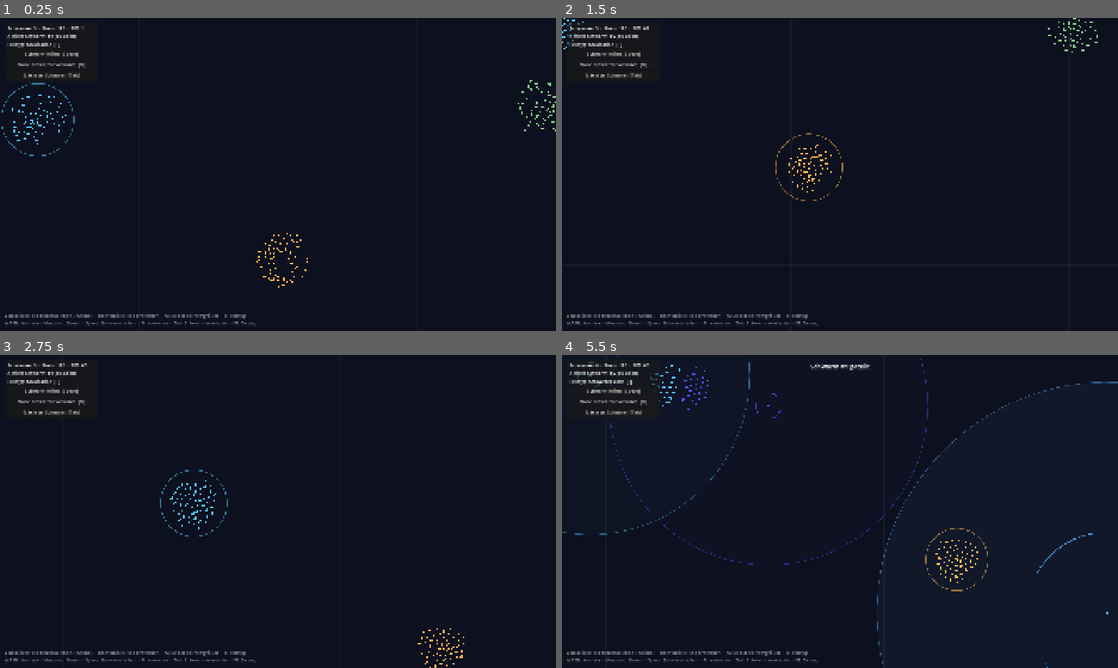
Above: before the commit, frames 1-4 (two rows, left to right).
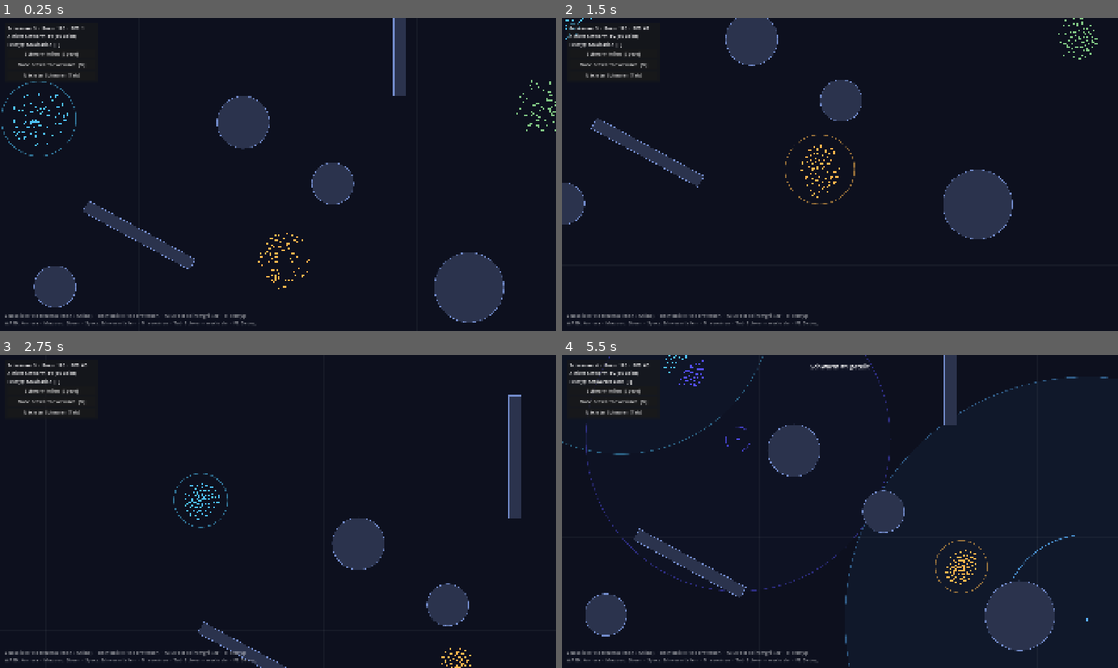
Above: after the commit, the same moments.

Repository: Computer-Games-Group-01/Computer-Games-Project
Game: Godot game, scene res://scenes/main.tscn
The game is run twice, just before and just after one commit, with the same random seed, the same clock (stepped at 60 frames per second) and the same inputs.
Inputs (mouse positions are in pixels of both pictures, inside the frame that each line leads up to):
- Up to frame 1 (0.25 s): no input
- Up to frame 2 (1.5 s): move the mouse to (962, 158) at 0.52 s; hold D (rechts) 0.53-1.28 s; hold Tab (Schwarm wechseln) 0.53-1.28 s; move the mouse to (728, 190) at 1.27 s; hold A (links) from 1.28 s (still down); right-click (728, 190) at 1.35 s
- Up to frame 3 (2.75 s): tap Tab (Schwarm wechseln) at 1.55 s; move the mouse to (333, 442) at 2.02 s; release A (links) at 2.03 s; hold D (rechts) from 2.03 s (still down); hold Tab (Schwarm wechseln) from 2.03 s (still down); tap E (Feld größer) at 2.1 s
- Up to frame 4 (5.5 s): move the mouse to (812, 574) at 2.77 s; release Tab (Schwarm wechseln) at 2.78 s; tap Q (Feld kleiner) at 2.85 s; tap Tab (Schwarm wechseln) every 0.75 s from 3.05 to 5.3 s; move the mouse to (1006, 558) at 3.52 s; release D (rechts) at 3.53 s; press the mouse at (1006, 558) at 3.53 s; hold A (links) from 3.53 s (still down); move the mouse to (673, 464) at 4.27 s; release the mouse at (673, 464) at 4.28 s; tap F (Feldtyp wechseln) at 4.35 s; move the mouse to (867, 511) at 5.02 s; hold Space (Schwarm teilen) from 5.03 s (still down)

The runs differ from the first frame. In frame 1, 7.3% of the frame differs, in the area x 0-100%, y 0-98%; in frame 2, 6.3%; in frame 3, 4.2%; in frame 4, 8.3%, in the area x 0-100%, y 0-100%.

Commit message:
added obsticles

Diff:
--- a/game/core/influencer.gd
+++ b/game/core/influencer.gd
@@ -1,3 +1,4 @@
+@tool
 class_name Influencer
 extends Node2D
 ## Basisklasse für ALLES, was Boids beeinflusst.
@@ -11,6 +12,8 @@
 var target_swarm: Swarm = null
 ## Zum An-/Ausschalten, z. B. durch Schalter in Rätseln.
 var enabled: bool = true
+## true = der FlockManager ruft nach jeder Bewegung constrain() auf (für harte Kollisionen).
+var solid: bool = false
 
 
 func _ready() -> void:
@@ -20,6 +23,12 @@
 ## Beschleunigung (px/s²), die dieser Influencer auf den Boid ausübt.
 func get_force_on(_boid: Boid) -> Vector2:
 	return Vector2.ZERO
+
+
+## Nur für solid-Influencer: Boid-Position/-Geschwindigkeit nach der Bewegung korrigieren
+## (z. B. aus einem Hindernis herausschieben).
+func constrain(_boid: Boid) -> void:
+	pass
 
 
 ## Maximale Entfernung, in der dieser Influencer wirkt (schnelle Vorab-Prüfung).
--- a/game/flock/boid.gd
+++ b/game/flock/boid.gd
@@ -9,7 +9,10 @@
 @export var size: float = 13.0
 
 var velocity: Vector2 = Vector2.ZERO
+## Gesamtbeschleunigung des letzten Frames (nur zur Info/Debug).
 var acceleration: Vector2 = Vector2.ZERO
+## Anteil aus den Schwarm-Regeln (bleibt bei steering_stride > 1 zwischen den Updates erhalten).
+var flock_accel: Vector2 = Vector2.ZERO
 var swarm: Swarm = null
 var max_speed: float = 210.0
 var min_speed: float = 80.0
--- a/game/flock/flock_manager.gd
+++ b/game/flock/flock_manager.gd
@@ -26,11 +26,43 @@
 var active_swarm: Swarm = null
 var debug_draw: bool = false
 
+const CHUNK := 32  # so viele Boids bearbeitet ein Thread-Auftrag am Stück
+
 var _all: Array[Boid] = []
-var _grid: Dictionary = {}
 var _dead: Array[Boid] = []
 var _next_swarm_id: int = 1
 var _frame: int = 0
+
+# --- Simulationsdaten als Packed-Arrays (viel schneller als Node-Eigenschaften) ---
+var _n: int = 0
+var _pos := PackedVector2Array()
+var _vel := PackedVector2Array()
+var _sid := PackedInt32Array()          # Schwarm-ID je Boid
+var _acc := PackedVector2Array()        # Ergebnis der Schwarm-Regeln dieses Frames
+var _boid_cell := PackedInt32Array()
+var _swarm_center := PackedVector2Array()  # Schwerpunkt je Schwarm-Slot
+# Raster per "Counting Sort": die Boids einer Zelle liegen hintereinander in _cell_items,
+# und die Zellen einer Rasterzeile liegen direkt nebeneinander -> 3 Bereiche pro Boid.
+var _cell_start := PackedInt32Array()
+var _cell_items := PackedInt32Array()
+var _cell_fill := PackedInt32Array()
+var _cols: int = 1
+var _rows: int = 1
+var _inv_cell: float = 1.0
+var _origin := Vector2.ZERO
+
+# Parameter-Kopien (werden von Threads gelesen)
+var _perc2: float = 0.0
+var _sep_r: float = 1.0
+var _sep2: float = 0.0
+var _inv_sep: float = 1.0
+var _sep_gain: float = 0.0
+var _ali_gain: float = 0.0
+var _coh_gain: float = 0.0
+var _max_force: float = 0.0
+var _stride: int = 1
+var _bond_gain: float = 0.0
+var _bond_r: float = 1.0
 
 
 func _ready() -> void:
@@ -121,20 +153,21 @@
 
 
 ## Alle lebenden Boids im Kreis (für Ziele, Rätsel, Gegner-Treffer …).
+## Nutzt das Raster des letzten Frames, ist also höchstens einen Frame alt.
 func get_boids_in_circle(center: Vector2, radius: float) -> Array[Boid]:
 	var found: Array[Boid] = []
-	var cell_size := settings.perception_radius
-	var min_c := Vector2i(floori((center.x - radius) / cell_size), floori((center.y - radius) / cell_size))
-	var max_c := Vector2i(floori((center.x + radius) / cell_size), floori((center.y + radius) / cell_size))
+	if _n == 0:
+		return found
+	var x0 := clampi(floori((center.x - radius - _origin.x) * _inv_cell), 0, _cols - 1)
+	var x1 := clampi(floori((center.x + radius - _origin.x) * _inv_cell), 0, _cols - 1)
+	var y0 := clampi(floori((center.y - radius - _origin.y) * _inv_cell), 0, _rows - 1)
+	var y1 := clampi(floori((center.y + radius - _origin.y) * _inv_cell), 0, _rows - 1)
 	var r2 := radius * radius
-	for cx in range(min_c.x, max_c.x + 1):
-		for cy in range(min_c.y, max_c.y + 1):
-			var bucket = _grid.get(Vector2i(cx, cy))
-			if bucket == null:
-				continue
-			for b: Boid in bucket:
-				if b.alive and b.position.distance_squared_to(center) <= r2:
-					found.append(b)
+	for cy in range(y0, y1 + 1):
+		for k in range(_cell_start[cy * _cols + x0], _cell_start[cy * _cols + x1 + 1]):
+			var j := _cell_items[k]
+			if j < _all.size() and _pos[j].distance_squared_to(center) <= r2 and _all[j].alive:
+				found.append(_all[j])
 	return found
 
 
@@ -170,21 +203,18 @@
 # --------------------------------------------------------------------------
 # Simulation
 # --------------------------------------------------------------------------
+# Ablauf pro Frame:
+#   1. Daten in Packed-Arrays kopieren + Raster bauen
+#   2. Schwarm-Regeln (Separation/Alignment/Cohesion) für alle Boids – ggf. auf mehreren Threads
+#   3. Pro Boid auf dem Hauptthread: Felder/Hindernisse/Gegner + Weltgrenze, bewegen, kollidieren
 
 func _process(delta: float) -> void:
 	delta = minf(delta, 0.05)
 	_purge_dead()
-	_build_grid()
-	var influencers := get_tree().get_nodes_in_group(&"influencers")
-
 	_frame += 1
-	var stride := maxi(settings.steering_stride, 1)
-	for i in _all.size():
-		if stride == 1 or (i + _frame) % stride == 0:
-			_all[i].acceleration = _compute_acceleration(_all[i], influencers)
-	for boid in _all:
-		_integrate(boid, delta)
-
+	_build_arrays()
+	_compute_flock_rules()
+	_apply_forces_and_move(delta)
 	queue_redraw()
 
 
@@ -203,80 +233,214 @@
 	_dead.clear()
 
 
-func _build_grid() -> void:
-	_grid.clear()
-	var inv := 1.0 / settings.perception_radius
-	for boid in _all:
-		var key := Vector2i(floori(boid.position.x * inv), floori(boid.position.y * inv))
-		var bucket = _grid.get(key)
-		if bucket == null:
-			bucket = []
-			_grid[key] = bucket
-		bucket.append(boid)
-
-
-func _compute_acceleration(boid: Boid, influencers: Array[Node]) -> Vector2:
+func _build_arrays() -> void:
+	_n = _all.size()
+	_pos.resize(_n)
+	_vel.resize(_n)
+	_sid.resize(_n)
+	_acc.resize(_n)
+	_boid_cell.resize(_n)
+	_cell_items.resize(_n)
+
+	var cell := settings.perception_radius
+	_inv_cell = 1.0 / cell
+	_origin = world_rect.position
+	_cols = int(ceil(world_rect.size.x / cell)) + 1
+	_rows = int(ceil(world_rect.size.y / cell)) + 1
+	var cells := _cols * _rows
+	if _cell_start.size() != cells + 1:
+		_cell_start.resize(cells + 1)
+		_cell_fill.resize(cells)
+	_cell_start.fill(0)
+
+	var slots := swarms.size()
+	var center_sum := PackedVector2Array()
+	var center_cnt := PackedInt32Array()
+	center_sum.resize(slots)
+	center_cnt.resize(slots)
+	_swarm_center.resize(slots)
+	for si in slots:
+		swarms[si].slot = si
+
+	for i in _n:
+		var b := _all[i]
+		var p := b.position
+		var slot := b.swarm.slot
+		_pos[i] = p
+		_vel[i] = b.velocity
+		_sid[i] = slot
+		center_sum[slot] += p
+		center_cnt[slot] += 1
+		var cx := clampi(floori((p.x - _origin.x) * _inv_cell), 0, _cols - 1)
+		var cy := clampi(floori((p.y - _origin.y) * _inv_cell), 0, _rows - 1)
+		var c := cy * _cols + cx
+		_boid_cell[i] = c
+		_cell_start[c + 1] += 1
+	for si in slots:
+		if center_cnt[si] > 0:
+			_swarm_center[si] = center_sum[si] / center_cnt[si]
+	for c in cells:
+		_cell_start[c + 1] += _cell_start[c]
+		_cell_fill[c] = _cell_start[c]
+	for i in _n:
+		var c := _boid_cell[i]
+		_cell_items[_cell_fill[c]] = i
+		_cell_fill[c] += 1
+
+
+func _compute_flock_rules() -> void:
+	if _n == 0:
+		return
 	var s := settings
-	var pos := boid.position
-	var cell := Vector2i(floori(pos.x / s.perception_radius), floori(pos.y / s.perception_radius))
-	var perception2 := s.perception_radius * s.perception_radius
-	var separation2 := s.separation_radius * s.separation_radius
-
-	var separation_sum := Vector2.ZERO
-	var alignment_sum := Vector2.ZERO
-	var cohesion_sum := Vector2.ZERO
-	var separation_n := 0
-	var mates_n := 0
-
-	for dx in range(-1, 2):
-		for dy in range(-1, 2):
-			var bucket = _grid.get(Vector2i(cell.x + dx, cell.y + dy))
-			if bucket == null:
+	_perc2 = s.perception_radius * s.perception_radius
+	_sep_r = s.separation_radius
+	_sep2 = _sep_r * _sep_r
+	_inv_sep = 1.0 / _sep_r
+	_sep_gain = s.separation_weight * s.max_force
+	_ali_gain = s.alignment_weight * s.steer_gain
+	_coh_gain = s.cohesion_weight * s.max_force / s.perception_radius
+	_max_force = s.max_force
+	_stride = maxi(s.steering_stride, 1)
+	_bond_gain = s.swarm_bond_weight * s.max_force
+	_bond_r = s.swarm_bond_radius
+
+	var chunks := ceili(float(_n) / CHUNK)
+	if s.use_threads and chunks > 1:
+		var group := WorkerThreadPool.add_group_task(_compute_chunk, chunks, -1, true, "boid rules")
+		WorkerThreadPool.wait_for_group_task_completion(group)
+	else:
+		for c in chunks:
+			_compute_chunk(c)
+
+
+## Läuft ggf. auf einem Worker-Thread: liest nur Arrays und schreibt nur _acc[i] des eigenen Boids.
+func _compute_chunk(chunk: int) -> void:
+	var first := chunk * CHUNK
+	var last := mini(first + CHUNK, _n)
+	for i in range(first, last):
+		if _stride == 1 or (i + _frame) % _stride == 0:
+			_acc[i] = _flock_rules(i)
+
+
+func _flock_rules(i: int) -> Vector2:
+	var pos := _pos
+	var vel := _vel
+	var sid := _sid
+	var items := _cell_items
+	var starts := _cell_start
+	var p: Vector2 = pos[i]
+	var my_sid: int = sid[i]
+	var cell: int = _boid_cell[i]
+	var cx: int = cell % _cols
+	var cy: int = (cell - cx) / _cols
+	var x0 := maxi(cx - 1, 0)
+	var x1 := mini(cx + 1, _cols - 1)
+	var y0 := maxi(cy - 1, 0)
+	var y1 := mini(cy + 1, _rows - 1)
+
+	var sep := Vector2.ZERO
+	var ali := Vector2.ZERO
+	var coh := Vector2.ZERO
+	var mates := 0
+	var perc2 := _perc2
+	var sep2 := _sep2
+	var inv_sep := _inv_sep
+
+	for ny in range(y0, y1 + 1):
+		var row := ny * _cols
+		for k in range(starts[row + x0], starts[row + x1 + 1]):
+			var j: int = items[k]
+			if j == i:
 				continue
-			for other: Boid in bucket:
-				if other == boid:
-					continue
-				var offset := other.position - pos
-				var d2 := offset.length_squared()
-				if d2 > perception2:
-					continue
-				# Separation: von ALLEN zu nahen Boids weg, stärker je näher.
-				if d2 < separation2 and d2 > 0.0001:
-					separation_sum -= offset / d2
-					separation_n += 1
-				# Alignment + Cohesion: nur mit dem eigenen Schwarm.
-				if other.swarm == boid.swarm:
-					alignment_sum += other.velocity
-					cohesion_sum += other.position
-					mates_n += 1
-
-	var steer := Vector2.ZERO
-	if separation_n > 0:
-		steer += _steer_to(boid, separation_sum.normalized() * boid.max_speed) * s.separation_weight
-	if mates_n > 0:
-		steer += _steer_to(boid, (alignment_sum / mates_n).normalized() * boid.max_speed) * s.alignment_weight
-		var to_center := cohesion_sum / mates_n - pos
-		steer += _steer_to(boid, to_center.normalized() * boid.max_speed) * s.cohesion_weight
-
-	var accel := (steer * s.steer_gain).limit_length(s.max_force)
-	accel += _boundary_force(pos)
-
-	# Felder, schwarze Löcher, Hindernisse, Gegner … (alles was Influencer ist)
-	var external := Vector2.ZERO
-	for node in influencers:
+			var off: Vector2 = pos[j] - p
+			var d2 := off.length_squared()
+			if d2 > perc2:
+				continue
+			# Separation (von ALLEN Boids): Gewicht wächst weich von 0 am Rand auf 1 bei Berührung.
+			if d2 < sep2 and d2 > 0.0001:
+				var d := sqrt(d2)
+				sep -= off * ((1.0 - d * inv_sep) / d)
+			# Alignment + Cohesion nur mit dem eigenen Schwarm.
+			if sid[j] == my_sid:
+				ali += vel[j]
+				coh += pos[j]
+				mates += 1
+
+	var accel := sep * _sep_gain
+	if mates > 0:
+		var inv := 1.0 / mates
+		accel += (ali * inv - vel[i]) * _ali_gain   # an mittlere Geschwindigkeit angleichen
+		accel += (coh * inv - p) * _coh_gain        # Feder zum Schwerpunkt
+	# Schwarm-Bindung: Ausreißer weit weg vom Schwerpunkt sanft zurückholen.
+	var to_swarm: Vector2 = _swarm_center[my_sid] - p
+	var dist2 := to_swarm.length_squared()
+	if dist2 > _bond_r * _bond_r:
+		var dist := sqrt(dist2)
+		accel += to_swarm / dist * (_bond_gain * clampf((dist - _bond_r) / (_bond_r * 2.0), 0.0, 1.0))
+	return accel.limit_length(_max_force)
+
+
+func _apply_forces_and_move(delta: float) -> void:
+	# Influencer einmal pro Frame einsammeln (Felder, schwarze Löcher, Hindernisse, Gegner …)
+	var infs: Array[Influencer] = []
+	var ipos := PackedVector2Array()
+	var ireach2 := PackedFloat32Array()
+	var solids: Array[int] = []
+	for node in get_tree().get_nodes_in_group(&"influencers"):
 		var inf := node as Influencer
-		if inf == null or not inf.affects(boid):
+		if inf == null or not inf.enabled:
 			continue
 		var reach := inf.get_reach()
-		if pos.distance_squared_to(inf.global_position) > reach * reach:
+		infs.append(inf)
+		ipos.append(inf.global_position)
+		ireach2.append(reach * reach)
+		if inf.solid:
+			solids.append(infs.size() - 1)
+
+	var s := settings
+	var turn_t := 1.0 - exp(-s.turn_smoothing * delta) if s.turn_smoothing > 0.0 else 1.0
+
+	for i in _n:
+		var boid := _all[i]
+		if not boid.alive:
 			continue
-		external += inf.get_force_on(boid)
-	accel += external.limit_length(s.max_external_force)
-	return accel
-
-
-func _steer_to(boid: Boid, desired_velocity: Vector2) -> Vector2:
-	return desired_velocity - boid.velocity
+		if _stride == 1 or (i + _frame) % _stride == 0:
+			boid.flock_accel = _acc[i]
+		var pos := boid.position
+
+		var external := Vector2.ZERO
+		for k in infs.size():
+			if pos.distance_squared_to(ipos[k]) > ireach2[k]:
+				continue
+			if infs[k].affects(boid):
+				external += infs[k].get_force_on(boid)
+		boid.acceleration = boid.flock_accel + _boundary_force(pos) \
+				+ external.limit_length(s.max_external_force)
+
+		# Bewegen
+		var v := boid.velocity + boid.acceleration * delta
+		var speed := v.length()
+		if speed > boid.max_speed:
+			v = v / speed * boid.max_speed
+		elif speed < boid.min_speed:
+			v = v / speed * boid.min_speed if speed > 0.001 \
+					else Vector2.from_angle(randf() * TAU) * boid.min_speed
+		boid.velocity = v
+
+		var p := pos + v * delta
+		# harte Weltgrenze als Sicherheitsnetz
+		if p.x < world_rect.position.x or p.x > world_rect.end.x:
+			boid.velocity.x = -boid.velocity.x
+		if p.y < world_rect.position.y or p.y > world_rect.end.y:
+			boid.velocity.y = -boid.velocity.y
+		boid.position = p.clamp(world_rect.position, world_rect.end)
+
+		# Harte Kollisionen (Hindernisse)
+		for k in solids:
+			if boid.position.distance_squared_to(ipos[k]) <= ireach2[k]:
+				infs[k].constrain(boid)
+
+		boid.rotation = lerp_angle(boid.rotation, boid.velocity.angle(), turn_t)
 
 
 func _boundary_force(pos: Vector2) -> Vector2:
@@ -294,25 +458,6 @@
 	return push * settings.boundary_force
 
 
-func _integrate(boid: Boid, delta: float) -> void:
-	var v := boid.velocity + boid.acceleration * delta
-	var speed := v.length()
-	if speed > boid.max_speed:
-		v = v / speed * boid.max_speed
-	elif speed < boid.min_speed:
-		v = v / speed * boid.min_speed if speed > 0.001 else Vector2.from_angle(randf() * TAU) * boid.min_speed
-	boid.velocity = v
-
-	var p := boid.position + v * delta
-	# harte Grenze als Sicherheitsnetz
-	if p.x < world_rect.position.x or p.x > world_rect.end.x:
-		boid.velocity.x = -boid.velocity.x
-	if p.y < world_rect.position.y or p.y > world_rect.end.y:
-		boid.velocity.y = -boid.velocity.y
-	boid.position = p.clamp(world_rect.position, world_rect.end)
-	boid.rotation = boid.velocity.angle()
-
-
 # --------------------------------------------------------------------------
 # Visualisierung (aktiver Schwarm, Debug-Overlay)
 # --------------------------------------------------------------------------
--- a/game/flock/flock_settings.gd
+++ b/game/flock/flock_settings.gd
@@ -7,28 +7,38 @@
 @export_group("Bewegung")
 @export var min_speed: float = 80.0
 @export var max_speed: float = 210.0
-## Wie schnell ein Boid auf eine Regel reagiert (1/s). Höher = wendiger.
-@export var steer_gain: float = 3.0
 ## Max. Beschleunigung durch die drei Schwarm-Regeln (px/s²).
 @export var max_force: float = 600.0
 ## Max. Beschleunigung durch Felder & Co. (darf größer sein -> Felder "gewinnen").
 @export var max_external_force: float = 2200.0
+## Wie schnell sich die DARSTELLUNG zur Flugrichtung dreht (höher = direkter, 0 = sofort).
+@export var turn_smoothing: float = 14.0
 
 @export_group("Wahrnehmung")
 @export var perception_radius: float = 110.0
 @export var separation_radius: float = 34.0
 
 @export_group("Gewichte")
-@export var separation_weight: float = 1.7
+## Abstoßung von zu nahen Boids (wächst weich mit der Nähe).
+@export var separation_weight: float = 0.8
+## Angleichen der Flugrichtung/-geschwindigkeit an die Schwarm-Nachbarn.
 @export var alignment_weight: float = 1.0
-@export var cohesion_weight: float = 0.9
+## Zug zum Schwerpunkt der Schwarm-Nachbarn (wie eine Feder: im Zentrum = 0).
+@export var cohesion_weight: float = 0.35
+## Wie stark Alignment reagiert (1/s).
+@export var steer_gain: float = 3.0
+## Schwache Bindung an den eigenen Schwarm: Boids, die weiter als `swarm_bond_radius`
+## vom Schwarm-Schwerpunkt entfernt sind, werden zurückgezogen (Felder überstimmen das leicht).
+@export var swarm_bond_weight: float = 0.4
+@export var swarm_bond_radius: float = 220.0
 
 @export_group("Weltgrenzen")
 @export var boundary_margin: float = 300.0
 @export var boundary_force: float = 700.0
 
 @export_group("Performance")
-## 1 = jeder Boid berechnet sein Steering in jedem Frame.
-## 2 oder 3 = nur jeder 2./3. Boid pro Frame (reihum) – bei vielen hundert Boids fast
-## unsichtbar, spart aber entsprechend viel Rechenzeit.
+## Schwarm-Regeln auf mehrere CPU-Kerne verteilen (WorkerThreadPool).
+@export var use_threads: bool = true
+## 1 = jeder Boid berechnet die Regeln in jedem Frame.
+## 2 oder 3 = nur jeder 2./3. Boid pro Frame (reihum) – spart entsprechend Rechenzeit.
 @export_range(1, 6) var steering_stride: int = 1
--- a/game/flock/swarm.gd
+++ b/game/flock/swarm.gd
@@ -7,6 +7,8 @@
 var id: int = 0
 var color: Color = Color.WHITE
 var boids: Array[Boid] = []
+## Index in FlockManager.swarms (pro Frame neu vergeben, für schnelle Array-Zugriffe).
+var slot: int = 0
 
 
 func add(boid: Boid) -> void:
--- a/game/levels/level_01.tscn
+++ b/game/levels/level_01.tscn
@@ -7,12 +7,33 @@
 [ext_resource type="PackedScene" path="res://ui/hud.tscn" id="5_hud"]
 [ext_resource type="PackedScene" path="res://fields/gravity_field.tscn" id="6_gravity"]
 [ext_resource type="PackedScene" path="res://fields/black_hole.tscn" id="7_hole"]
+[ext_resource type="PackedScene" path="res://obstacles/circle_obstacle.tscn" id="8_circle"]
+[ext_resource type="PackedScene" path="res://obstacles/rect_obstacle.tscn" id="9_rect"]
 
 [node name="Level01" type="Node2D"]
 script = ExtResource("1_level")
 tear_scene = ExtResource("6_gravity")
 
 [node name="Fields" type="Node2D" parent="."]
+
+[node name="Obstacles" type="Node2D" parent="."]
+
+[node name="Rock1" parent="Obstacles" instance=ExtResource("8_circle")]
+position = Vector2(3000, 1500)
+radius = 150.0
+
+[node name="Rock2" parent="Obstacles" instance=ExtResource("8_circle")]
+position = Vector2(4300, 2450)
+radius = 200.0
+
+[node name="Wall1" parent="Obstacles" instance=ExtResource("9_rect")]
+position = Vector2(2400, 2150)
+rotation = 0.5
+size = Vector2(700, 70)
+
+[node name="Wall2" parent="Obstacles" instance=ExtResource("9_rect")]
+position = Vector2(3900, 1000)
+size = Vector2(70, 700)
 
 [node name="FlockManager" parent="." instance=ExtResource("2_flock")]
 
--- /dev/null
+++ b/game/obstacles/circle_obstacle.gd
@@ -0,0 +1,28 @@
+@tool
+class_name CircleObstacle
+extends Obstacle
+
+@export var radius: float = 120.0:
+	set(value):
+		radius = maxf(value, 1.0)
+		queue_redraw()
+
+
+func surface_distance(world_point: Vector2) -> float:
+	return global_position.distance_to(world_point) - radius
+
+
+func surface_normal(world_point: Vector2) -> Vector2:
+	var offset := world_point - global_position
+	return offset.normalized() if offset.length_squared() > 0.0001 else Vector2.UP
+
+
+func bounding_radius() -> float:
+	return radius
+
+
+func _draw() -> void:
+	draw_circle(Vector2.ZERO, radius, fill_color)
+	draw_arc(Vector2.ZERO, radius, 0.0, TAU, 64, edge_color, 3.0, true)
+	if Engine.is_editor_hint():  # Ausweich-Zone nur im Editor andeuten
+		draw_arc(Vector2.ZERO, radius + margin, 0.0, TAU, 64, Color(edge_color, 0.25), 2.0, true)
--- /dev/null
+++ b/game/obstacles/circle_obstacle.tscn
@@ -0,0 +1,6 @@
+[gd_scene format=3]
+
+[ext_resource type="Script" path="res://obstacles/circle_obstacle.gd" id="1_circle"]
+
+[node name="CircleObstacle" type="Node2D"]
+script = ExtResource("1_circle")
--- /dev/null
+++ b/game/obstacles/obstacle.gd
@@ -0,0 +1,63 @@
+@tool
+class_name Obstacle
+extends Influencer
+## Basisklasse für Hindernisse. Boids weichen weich aus (Kraft im Bereich `margin`)
+## und können zusätzlich nie hinein (harte Korrektur als Sicherheitsnetz).
+##
+## Eine neue Form = nur diese drei Funktionen überschreiben:
+##   surface_distance(p)  Abstand zur Oberfläche (negativ = innen)
+##   surface_normal(p)    Richtung von der Oberfläche weg
+##   bounding_radius()    Radius eines Kreises um die Position, der die Form umschließt
+## (Skalierung der Node bitte bei (1, 1) lassen – Größe über die Exporte einstellen.)
+
+## Ab diesem Abstand zur Oberfläche beginnen Boids auszuweichen.
+@export var margin: float = 110.0
+@export var strength: float = 2200.0
+@export var fill_color: Color = Color(0.17, 0.2, 0.3)
+@export var edge_color: Color = Color(0.45, 0.55, 0.8)
+
+
+func _init() -> void:
+	solid = true
+
+
+func surface_distance(_world_point: Vector2) -> float:
+	return INF
+
+
+func surface_normal(_world_point: Vector2) -> Vector2:
+	return Vector2.UP
+
+
+func bounding_radius() -> float:
+	return 0.0
+
+
+func get_reach() -> float:
+	return bounding_radius() + margin
+
+
+func get_force_on(boid: Boid) -> Vector2:
+	var p := boid.global_position
+	var d := surface_distance(p)
+	if d >= margin:
+		return Vector2.ZERO
+	var n := surface_normal(p)
+	var t := 1.0 - clampf(d / margin, 0.0, 1.0)
+	t *= t  # weicher Einsatz, am Rand der Form volle Stärke
+	# Zusätzlich entlang der Oberfläche schieben, damit Boids herumfließen statt abzuprallen.
+	var along := boid.velocity - n * boid.velocity.dot(n)
+	var slide := along.normalized() if along.length_squared() > 1.0 else n.orthogonal()
+	return (n + slide * 0.6) * strength * t
+
+
+func constrain(boid: Boid) -> void:
+	var p := boid.global_position
+	var d := surface_distance(p)
+	if d >= 0.0:
+		return
+	var n := surface_normal(p)
+	boid.global_position = p + n * (-d + 1.0)
+	var into := boid.velocity.dot(n)
+	if into < 0.0:
+		boid.velocity -= n * into
--- /dev/null
+++ b/game/obstacles/rect_obstacle.gd
@@ -0,0 +1,38 @@
+@tool
+class_name RectObstacle
+extends Obstacle
+## Rechteck, beliebig drehbar (Rotation der Node im Editor). Gut für Wände.
+
+@export var size: Vector2 = Vector2(400.0, 60.0):
+	set(value):
+		size = value.max(Vector2.ONE)
+		queue_redraw()
+
+
+func surface_distance(world_point: Vector2) -> float:
+	var q := to_local(world_point).abs() - size * 0.5
+	return Vector2(maxf(q.x, 0.0), maxf(q.y, 0.0)).length() + minf(maxf(q.x, q.y), 0.0)
+
+
+func surface_normal(world_point: Vector2) -> Vector2:
+	var l := to_local(world_point)
+	var q := l.abs() - size * 0.5
+	var n_local: Vector2
+	if q.x > 0.0 or q.y > 0.0:
+		# außerhalb: vom nächsten Punkt des Rechtecks weg
+		n_local = Vector2(maxf(q.x, 0.0) * signf(l.x), maxf(q.y, 0.0) * signf(l.y)).normalized()
+	elif q.x > q.y:
+		n_local = Vector2(1.0 if l.x >= 0.0 else -1.0, 0.0)   # innen: zur nächsten Kante
+	else:
+		n_local = Vector2(0.0, 1.0 if l.y >= 0.0 else -1.0)
+	return global_transform.basis_xform(n_local).normalized()
+
+
+func bounding_radius() -> float:
+	return size.length() * 0.5
+
+
+func _draw() -> void:
+	var rect := Rect2(-size * 0.5, size)
+	draw_rect(rect, fill_color)
+	draw_rect(rect, edge_color, false, 3.0)
--- /dev/null
+++ b/game/obstacles/rect_obstacle.tscn
@@ -0,0 +1,6 @@
+[gd_scene format=3]
+
+[ext_resource type="Script" path="res://obstacles/rect_obstacle.gd" id="1_rect"]
+
+[node name="RectObstacle" type="Node2D"]
+script = ExtResource("1_rect")
--- a/game/scenes/main.tscn
+++ b/game/scenes/main.tscn
@@ -1,7 +1,14 @@
 [gd_scene format=3 uid="uid://cf4josvlj3d2h"]
 
 [ext_resource type="PackedScene" path="res://levels/level_01.tscn" id="1_level"]
+[ext_resource type="PackedScene" path="res://obstacles/circle_obstacle.tscn" id="2_0wfyh"]
 
 [node name="Main" type="Node2D" unique_id=572570801]
 
-[node name="Level" parent="." unique_id=1780392276 instance=ExtResource("1_level")]
+[node name="Level" parent="." unique_id=441687994 instance=ExtResource("1_level")]
+
+[node name="CircleObstacle" parent="." unique_id=1125115047 instance=ExtResource("2_0wfyh")]
+position = Vector2(3515, 1852)
+
+[node name="CircleObstacle2" parent="." unique_id=341977949 instance=ExtResource("2_0wfyh")]
+position = Vector2(1917, 2445)
Not shown, added: game/obstacles/circle_obstacle.gd.uid
Not shown, added: game/obstacles/obstacle.gd.uid
Not shown, added: game/obstacles/rect_obstacle.gd.uid
